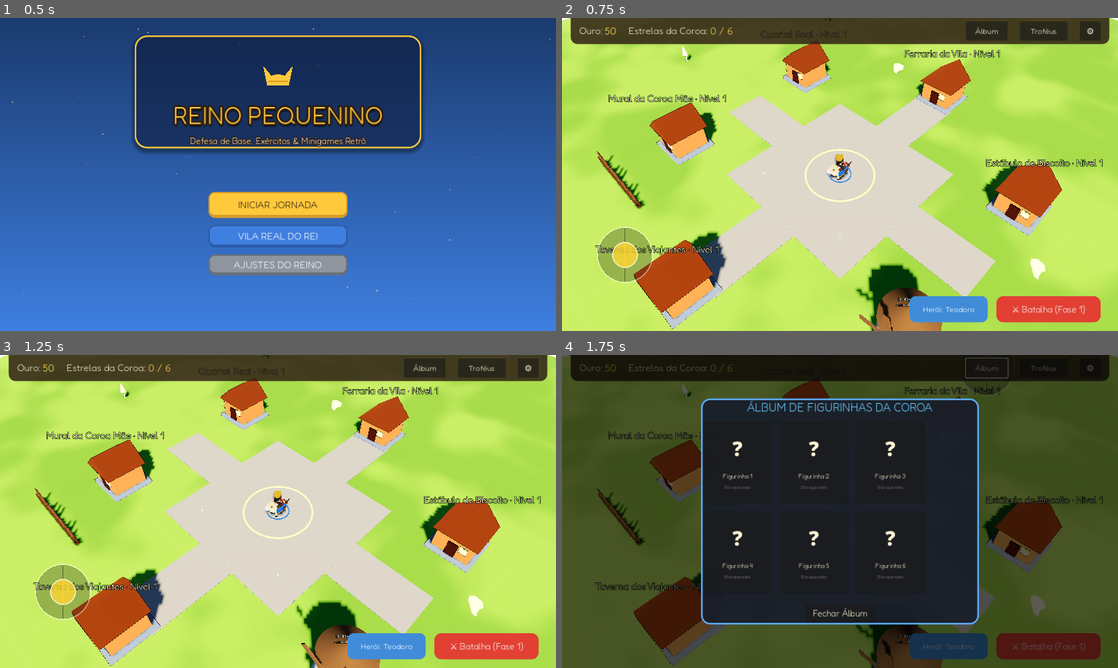
Above: before the commit, frames 1-4 (two rows, left to right).
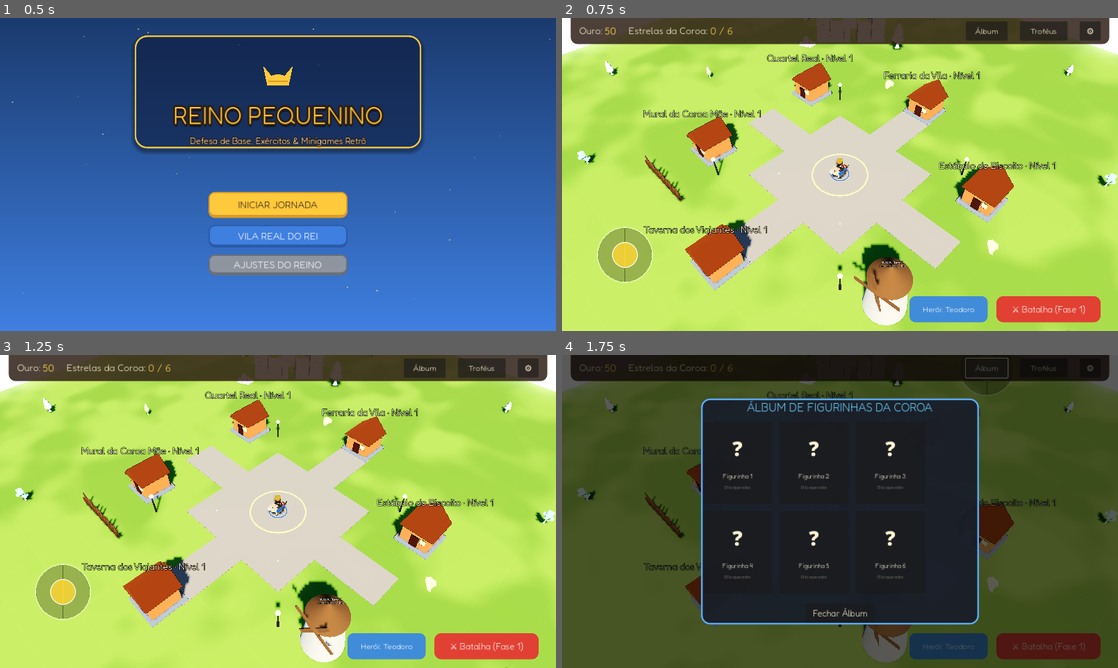
Above: after the commit, the same moments.

Repository: JonathasHenrique/reino-pequenino
Game: Godot game, scene res://scenes/ui/MainMenu.tscn
Same seed, same stepped clock (60 frames per second), same inputs: the game is played once before the commit and once after it.
Inputs:
- Up to frame 1 (0.5 s): no input
- Up to frame 2 (0.75 s): click "VILA REAL DO REI" at 0.5 s
- Up to frame 3 (1.25 s): no input
- Up to frame 4 (1.75 s): click "Álbum" at 1.25 s

Frame 1 is identical in both runs. In frame 2, 31% of the frame differs, in the area x 0-100%, y 0-100%; in frame 3, 31%; in frame 4, 9.7%.

Commit message:
Adiciona castelo de fundo e decoração à Vila (Kenney Castle Kit, CC0)

Diff:
--- a/scenes/village/Village.tscn
+++ b/scenes/village/Village.tscn
@@ -132,7 +132,7 @@
 fov = 44.0
 script = ExtResource("2_cam")
 target_path = NodePath("../King")
-camera_distance = 29.0
+camera_distance = 36.0
 
 [node name="Buildings" type="Node3D" parent="."]
 
--- a/scripts/village/Village.gd
+++ b/scripts/village/Village.gd
@@ -14,3 +14,8 @@
 	GameState.is_paused = false
 
 	AudioManager.play_music("village")
+
+	# Cenário decorativo (castelo de fundo, árvores e postes); não afeta a jogabilidade
+	var decor := Node3D.new()
+	decor.set_script(load("res://scripts/village/VillageDecor.gd"))
+	add_child(decor)
--- /dev/null
+++ b/scripts/village/VillageDecor.gd
@@ -0,0 +1,137 @@
+extends Node3D
+
+# VillageDecor.gd - Cenário decorativo da Vila do Rei.
+# Monta um castelo de fundo (Kenney Castle Kit, CC0) fora dos muros, árvores ao redor
+# e postes de luz nos cantos da praça. Nada aqui é caminho ou área de compra:
+# os postes têm colisão só no fuste, longe das estradas e do centro.
+
+const CASTLE_DIR := "res://assets/models/castle/"
+const CASTLE_SCALE := 1.8
+const CASTLE_POS := Vector3(-19.0, 0.0, -21.0)
+const CASTLE_YAW := PI / 4.0 # frente do castelo voltada para a Vila
+
+@export var build_on_ready: bool = true
+
+func _ready() -> void:
+	if not build_on_ready:
+		return
+	_build_castle()
+	_build_trees()
+	_build_lamp_posts()
+
+func _piece(piece_name: String) -> Node3D:
+	var packed := load(CASTLE_DIR + piece_name + ".glb") as PackedScene
+	if packed == null:
+		push_warning("Peça de castelo não encontrada: " + piece_name)
+		return null
+	return packed.instantiate() as Node3D
+
+func _place(parent: Node3D, piece_name: String, pos: Vector3, yaw: float = 0.0) -> void:
+	var node := _piece(piece_name)
+	if node == null:
+		return
+	node.position = pos
+	node.rotation.y = yaw
+	parent.add_child(node)
+
+func _build_castle() -> void:
+	var castle := Node3D.new()
+	castle.name = "CastleBackdrop"
+	castle.position = CASTLE_POS
+	castle.rotation.y = CASTLE_YAW
+	castle.scale = Vector3.ONE * CASTLE_SCALE
+	add_child(castle)
+
+	# Torres de canto: base + dois andares + telhado com bandeira
+	for sx in [-2.0, 2.0]:
+		for sz in [-2.0, 2.0]:
+			var p := Vector3(sx, 0.0, sz)
+			_place(castle, "tower-square-base", p)
+			_place(castle, "tower-square-mid-windows", p + Vector3(0, 1.01, 0))
+			_place(castle, "tower-square-top-roof-high", p + Vector3(0, 2.02, 0))
+			_place(castle, "flag-banner-long", p + Vector3(0, 3.37, 0))
+
+	# Torre central (keep), mais alta que as de canto
+	_place(castle, "tower-square-base", Vector3.ZERO)
+	_place(castle, "tower-square-mid-windows", Vector3(0, 1.01, 0))
+	_place(castle, "tower-square-mid-windows", Vector3(0, 2.02, 0))
+	_place(castle, "tower-square-top-roof-high", Vector3(0, 3.03, 0))
+	_place(castle, "flag-banner-long", Vector3(0, 4.38, 0))
+
+	# Muralhas entre as torres (lado frontal com portão em z = +2)
+	for x in [-1.0, 0.0, 1.0]:
+		_place(castle, "wall", Vector3(x, 0.0, -2.0))
+		if x == 0.0:
+			_place(castle, "wall-doorway", Vector3(x, 0.0, 2.0))
+		else:
+			_place(castle, "wall", Vector3(x, 0.0, 2.0))
+	for z in [-1.0, 0.0, 1.0]:
+		_place(castle, "wall", Vector3(-2.0, 0.0, z), PI / 2.0)
+		_place(castle, "wall", Vector3(2.0, 0.0, z), PI / 2.0)
+
+	# Pedras e árvores na base do castelo
+	_place(castle, "rocks-large", Vector3(-3.2, 0.0, 2.6))
+	_place(castle, "tree-large", Vector3(3.4, 0.0, 3.2))
+	_place(castle, "tree-small", Vector3(-3.6, 0.0, -1.2))
+
+func _build_trees() -> void:
+	var scenery := Node3D.new()
+	scenery.name = "OuterTrees"
+	add_child(scenery)
+	var spots := [
+		[Vector3(-31.0, 0.0, 8.0), "tree-large"],
+		[Vector3(-31.0, 0.0, 19.0), "tree-small"],
+		[Vector3(31.0, 0.0, -10.0), "tree-large"],
+		[Vector3(31.0, 0.0, 6.0), "tree-small"],
+		[Vector3(30.0, 0.0, 22.0), "tree-large"],
+		[Vector3(-12.0, 0.0, -31.0), "tree-large"],
+		[Vector3(8.0, 0.0, -31.0), "tree-small"],
+		[Vector3(18.0, 0.0, 31.0), "tree-large"],
+	]
+	for spot in spots:
+		_place(scenery, str(spot[1]), spot[0], float(spot[0].x) * 0.07)
+
+func _build_lamp_posts() -> void:
+	var lamps := Node3D.new()
+	lamps.name = "PlazaLamps"
+	add_child(lamps)
+	var iron := StandardMaterial3D.new()
+	iron.albedo_color = Color(0.22, 0.2, 0.22)
+	iron.roughness = 0.6
+	var glow := StandardMaterial3D.new()
+	glow.albedo_color = Color(1.0, 0.85, 0.45)
+	glow.emission_enabled = true
+	glow.emission = Color(1.0, 0.8, 0.35)
+	glow.emission_energy_multiplier = 1.4
+	for sx in [-8.0, 8.0]:
+		for sz in [-8.0, 8.0]:
+			var post := StaticBody3D.new()
+			post.position = Vector3(sx, 0.0, sz)
+			lamps.add_child(post)
+
+			var pole := MeshInstance3D.new()
+			var pole_mesh := CylinderMesh.new()
+			pole_mesh.top_radius = 0.05
+			pole_mesh.bottom_radius = 0.09
+			pole_mesh.height = 1.9
+			pole.mesh = pole_mesh
+			pole.material_override = iron
+			pole.position = Vector3(0, 0.95, 0)
+			post.add_child(pole)
+
+			var lantern := MeshInstance3D.new()
+			var orb := SphereMesh.new()
+			orb.radius = 0.2
+			orb.height = 0.4
+			lantern.mesh = orb
+			lantern.material_override = glow
+			lantern.position = Vector3(0, 2.0, 0)
+			post.add_child(lantern)
+
+			var shape := CollisionShape3D.new()
+			var cyl := CylinderShape3D.new()
+			cyl.radius = 0.12
+			cyl.height = 1.9
+			shape.shape = cyl
+			shape.position = Vector3(0, 0.95, 0)
+			post.add_child(shape)
Not shown, added: assets/models/castle/Kenney-Castle-Kit-License.txt
Binary file added: assets/models/castle/flag-banner-long.glb
Not shown, added: assets/models/castle/flag-banner-long.glb.import
Binary file added: assets/models/castle/gate.glb
Not shown, added: assets/models/castle/gate.glb.import
Binary file added: assets/models/castle/rocks-large.glb
Not shown, added: assets/models/castle/rocks-large.glb.import
Binary file added: assets/models/castle/tower-square-base.glb
Not shown, added: assets/models/castle/tower-square-base.glb.import
Binary file added: assets/models/castle/tower-square-mid-windows.glb
Not shown, added: assets/models/castle/tower-square-mid-windows.glb.import
Binary file added: assets/models/castle/tower-square-roof.glb
(and 14 more such lines)
